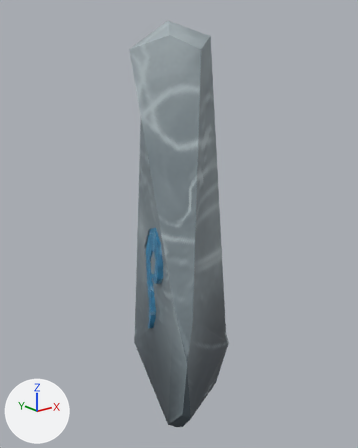
An edit to the OBJ model ProjectAV/Models/teleport/t_skala_2_s.obj, drawn before and after from the same camera.
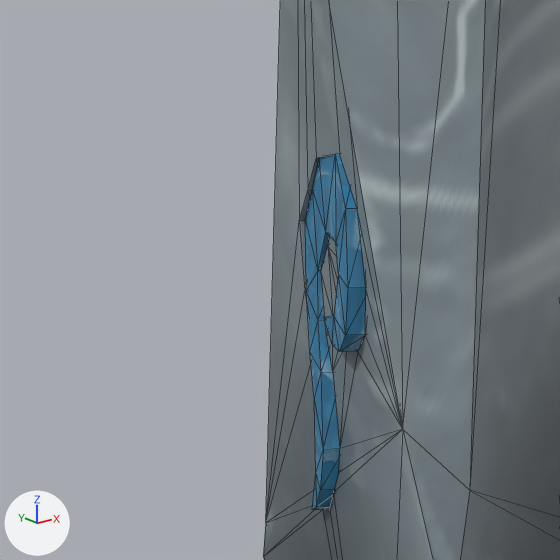
Each version appears first whole from a 50 mm lens placed at (-14.9, -19.1, 18.02), pointed at (0.69, 0.38, 10.23), and next in a close-up on the part from 17% to 61% of the width and 41% to 77% of the height. Every picture has the same lights, and +X, +Y and +Z are marked at lower left. The close-ups show mesh edges as thin lines. Where no turn or scale is listed for an object, it has been applied to the vertices.

The first close-up shows 't_skala_2'.
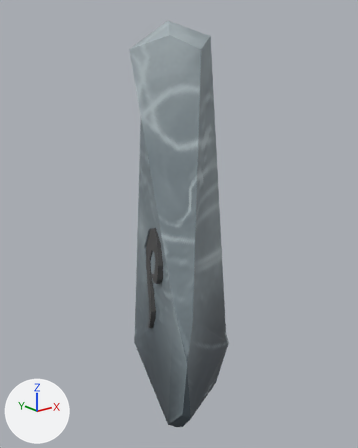
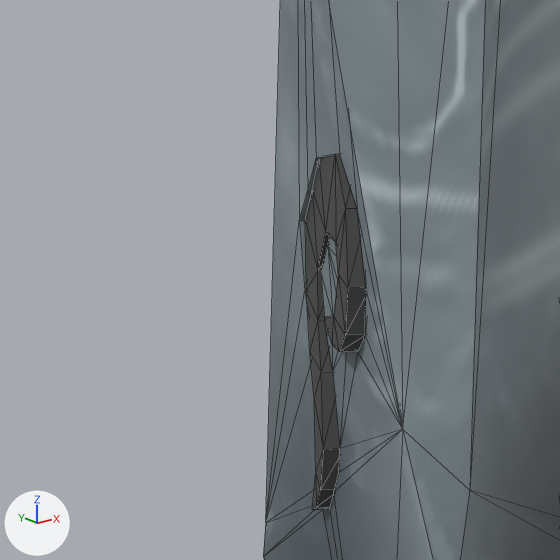
The change, as a diff of the scene's bpy script:
```diff
--- a/ProjectAV/Models/teleport/t_skala_2_s.obj.py
+++ b/ProjectAV/Models/teleport/t_skala_2_s.obj.py
@@ img_t_zawijasy_s_base_color_png @@
+img_t_zawijasy_s_base_color_png = load_image('t_zawijasy_s_Base_color.png', 't_zawijasy_s_Base_color.png', 2048, 2048, 'sRGB')
@@ mat_t_zawijasy_szare @@
+mat_t_zawijasy_szare = principled_material('t_zawijasy_szare')
+mat_t_zawijasy_szare.texture = img_t_zawijasy_s_base_color_png
@@ me_t_skala_2 @@
 me_t_skala_2.from_pydata(...)  # 135 vertices, 262 faces; spans x -2.1..3.3, y -3.5..4.2, z -0.3..20.1
 # used by ob_t_skala_2; location = (0.0, 0.0, 0.0)
+# me_t_skala_2 part 1: all 96 faces that had it switch from mat_t_zawijasy (picture img_t_zawijasy_base_color_png) to mat_t_zawijasy_szare (picture img_t_zawijasy_s_base_color_png)
 me_t_skala_2.materials.append(mat_t_skaly_1)
```

Changed parts and their boxes (x1, y1, x2, y2) in the close-ups (560 x 560 px):
part 1 of me_t_skala_2, recoloured (blue to grey)
    both: (305, 154, 366, 510)
